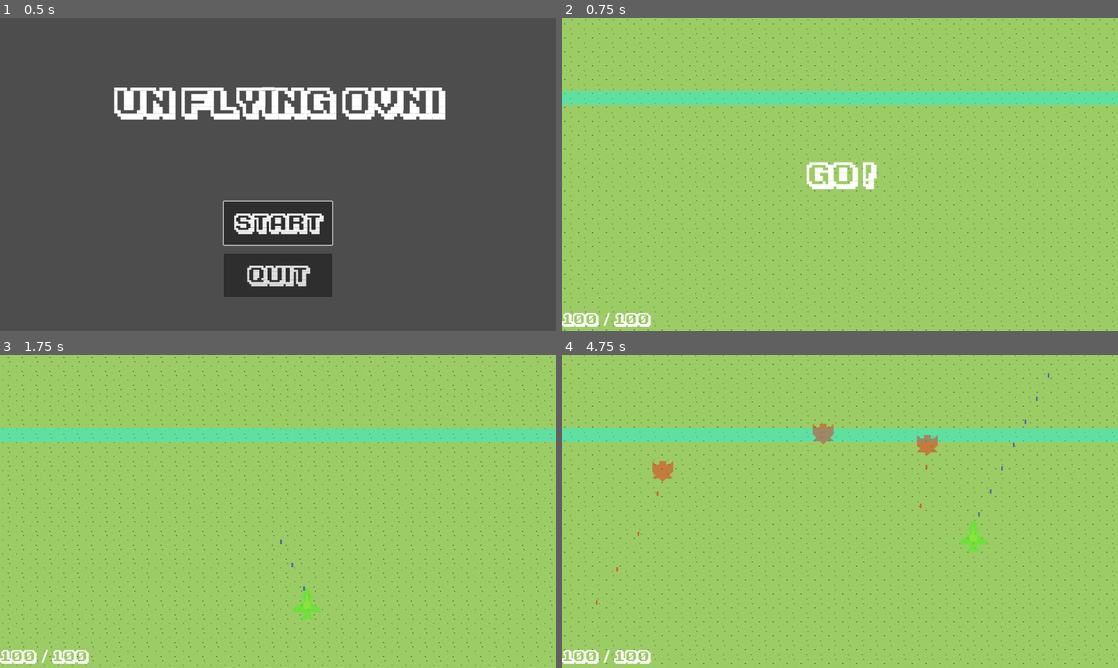
Above: before the commit, frames 1-4 (two rows, left to right).
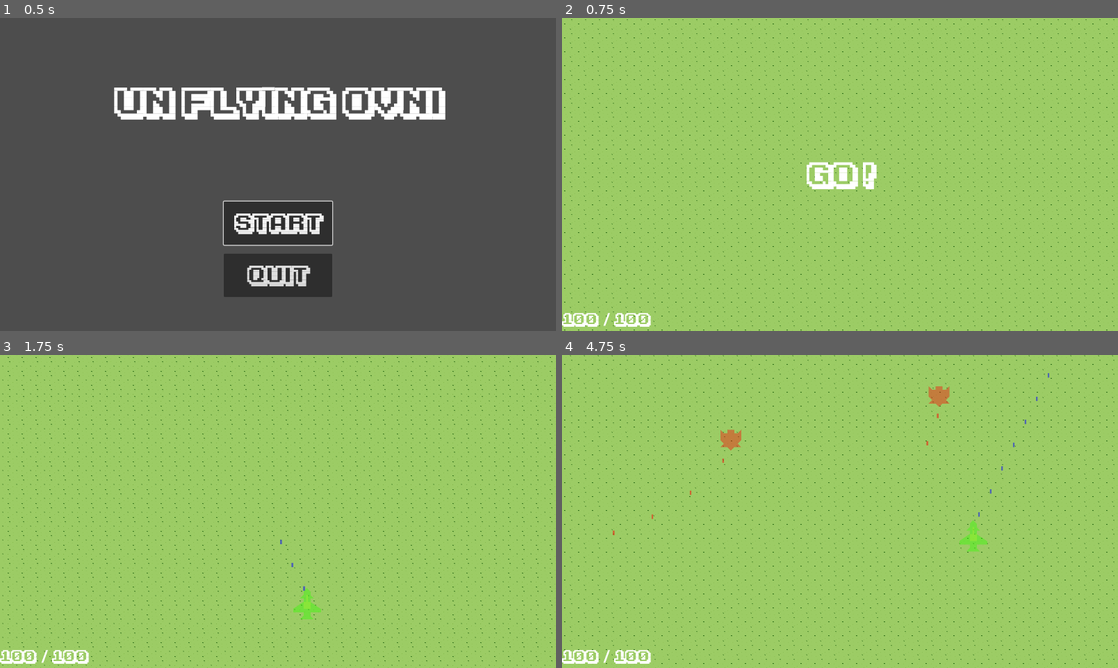
Above: after the commit, the same moments.

Repository: mmyumu/OVNI-godot
Game: Godot game, scene res://menu.tscn
Same seed, same stepped clock (60 frames per second), same inputs: the game is played once before the commit and once after it.
Inputs (mouse positions are in pixels of both pictures, inside the frame that each line leads up to):
- Up to frame 1 (0.5 s): no input
- Up to frame 2 (0.75 s): click "Start" at 0.5 s
- Up to frame 3 (1.75 s): tap Enter at 1.25 s; move the mouse to (400, 495) at 1.27 s; hold Right (move_right) from 1.28 s (still down); hold Space (shoot) from 1.28 s (still down); click (400, 495) at 1.42 s
- Up to frame 4 (4.75 s): move the mouse to (728, 527) at 2.02 s; release Right (move_right) at 2.03 s; release Space (shoot) at 2.03 s; hold Down (move_down) 2.03-2.78 s; tap Space (shoot) at 2.1, 3.6 s; move the mouse to (895, 442) at 2.77 s; hold Right (move_right) 2.78-3.53 s; hold Space (shoot) 2.78-3.53 s; move the mouse to (812, 574) at 3.52 s; hold Up (move_up) 3.53-4.28 s; click (812, 574) at 3.67 s; move the mouse to (1006, 558) at 4.27 s; hold Left (move_left) from 4.28 s (still down); hold Space (shoot) from 4.28 s (still down)

Frame 1 is identical in both runs. In frame 2, 4.3% of the frame differs, in the area x 0-100%, y 23-28%; in frame 3, 4.3%; in frame 4, 5.0%, in the area x 0-100%, y 10-80%.

Commit message:
Move spawn zone outside of screen (on top), increase AI approach speed

Diff:
--- a/main_stage.tscn
+++ b/main_stage.tscn
@@ -15,8 +15,7 @@
 [node name="HUD" parent="." instance=ExtResource("3_ww8p0")]
 
 [node name="Spawner" parent="." instance=ExtResource("4_hcxan")]
-position = Vector2(0, 200)
-polygon = PackedVector2Array(0, 0, 0, -32, 553.974, -31.5672, 1280, -31, 1280, 0)
+polygon = PackedVector2Array(0, 0, 0, -64, 1280, -64, 1280, 0)
 
 [node name="SpawnTimer" type="Timer" parent="Spawner"]
 
--- a/unit/enemies/ai.gd
+++ b/unit/enemies/ai.gd
@@ -1,5 +1,6 @@
 extends Node
 
+@export var approach_speed = 0.1
 
 # Called when the node enters the scene tree for the first time.
 func _ready():
@@ -11,4 +12,4 @@
 	pass
 
 func compute_position(delta, current_position):
-	return lerp(current_position, GlobalVariables.player.position, 0.1 * delta)
+	return lerp(current_position, GlobalVariables.player.position, approach_speed * delta)
--- a/unit/enemies/enemy.tscn
+++ b/unit/enemies/enemy.tscn
@@ -23,6 +23,7 @@
 
 [node name="AI" type="Node" parent="."]
 script = ExtResource("3_rldtg")
+approach_speed = 0.2
 
 [connection signal="area_shape_entered" from="." to="." method="_on_area_shape_entered"]
 [connection signal="shoot" from="Weapon" to="." method="_on_weapon_shoot"]
--- a/unit/enemies/spawner.tscn
+++ b/unit/enemies/spawner.tscn
@@ -4,7 +4,7 @@
 
 [node name="Spawner" type="Polygon2D"]
 color = Color(0, 1, 1, 0.392157)
-polygon = PackedVector2Array(0, 0, 0, -32, 1280, -31, 1280, 0)
+polygon = PackedVector2Array(0, 0, 0, -56, 1280, -56, 1280, 0)
 script = ExtResource("1_87q1l")
 
 [node name="Sprite2D" type="Sprite2D" parent="."]
--- a/unit/enemies/weapon.gd
+++ b/unit/enemies/weapon.gd
@@ -17,3 +17,7 @@
 func _on_shoot_timer_timeout():
 #	print("weapon _on_shoot_timer_timeout")
 	shoot.emit(projectile, $CannonMouth.global_rotation, $CannonMouth.global_position)
+
+
+func _on_visible_on_screen_notifier_2d_screen_entered():
+	$ShootTimer.start()
--- a/unit/enemies/weapon.tscn
+++ b/unit/enemies/weapon.tscn
@@ -7,8 +7,10 @@
 
 [node name="ShootTimer" type="Timer" parent="."]
 wait_time = 0.5
-autostart = true
 
 [node name="CannonMouth" type="Marker2D" parent="."]
 
+[node name="VisibleOnScreenNotifier2D" type="VisibleOnScreenNotifier2D" parent="."]
+
 [connection signal="timeout" from="ShootTimer" to="." method="_on_shoot_timer_timeout"]
+[connection signal="screen_entered" from="VisibleOnScreenNotifier2D" to="." method="_on_visible_on_screen_notifier_2d_screen_entered"]
Not shown: 1 places in menu.tscn that only renumber resources
